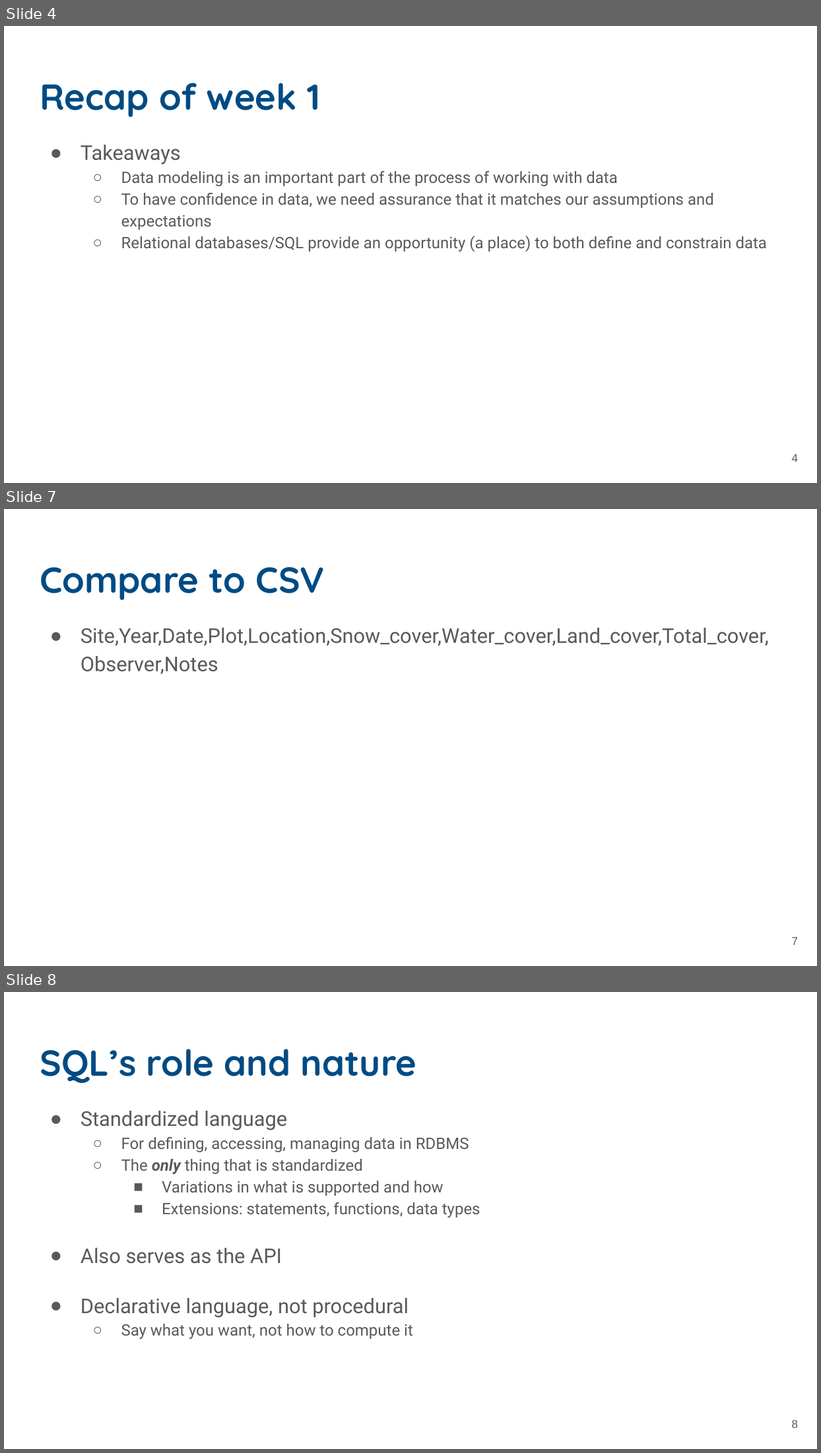
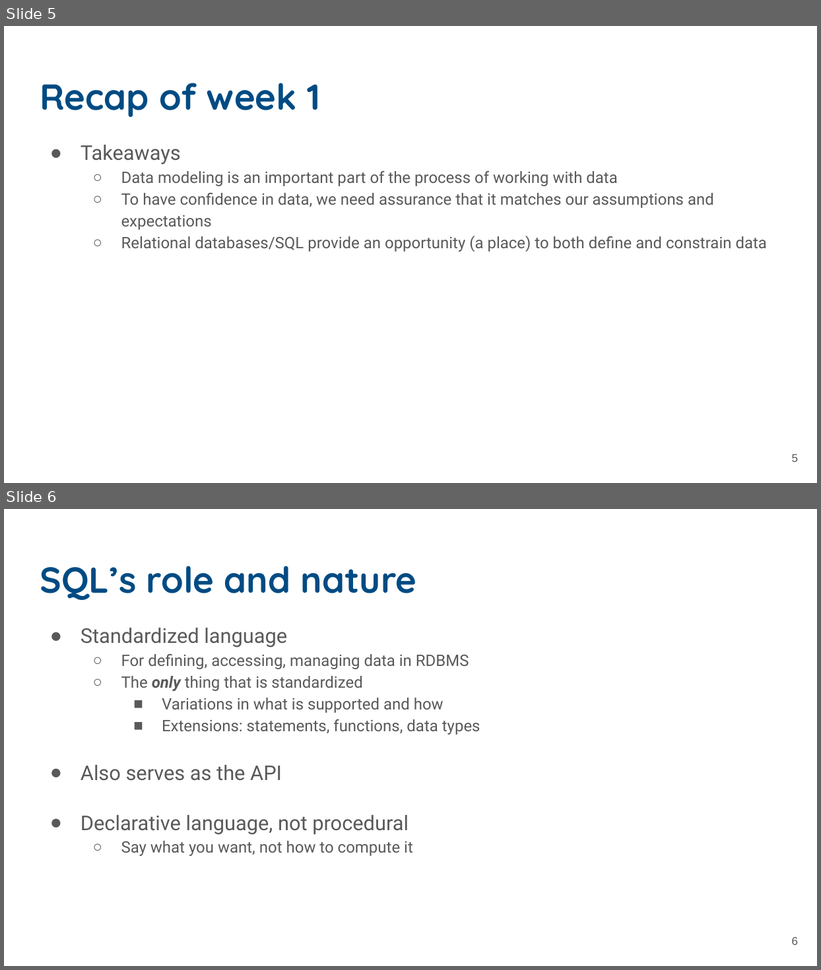
Before and after one commit to UCSB-Library-Research-Data-Services/bren-eds213, a slide deck: modules/week03/slides-03.pptx. Shown one above the other, each under a label of ours: slides 4, 7 and 8 before the commit, slides 5 and 6 after it; the slides between them are not shown. The pictures are 821x1453 and 821x970 pixels, drawn with LibreOffice and Linux fonts; fonts in the diff are those of the drawing. Boxes give left, top, right and bottom in pixels: in the first picture for what was removed or moved away, otherwise in the second. Text is boxed around its words. In the diff, an @@ line names an element or a change of style, - is before the commit and + after.

```diff
--- a/modules/week03/slides-03.pptx
+++ b/modules/week03/slides-03.pptx
@@ slide 7 removed at bbox=[4, 509, 817, 966], background #FFFFFF @@
@@ title removed at bbox=[40, 567, 325, 600] @@
-Compare to CSV
@@ text removed at bbox=[81, 628, 769, 674] @@
-● Site,Year,Date,Plot,Location,Snow_cover,Water_cover,Land_cover,Total_cover,Observer,Notes
@@ page number removed at bbox=[792, 937, 799, 945] @@
-7
@@ what was slide 4 is now slide 5 @@
@@ page number at bbox=[792, 454, 799, 462]: text changed @@
-4
+5
@@ what was slide 8 is now slide 6 @@
```
Also in this commit, not shown: 1 slide changed, 2 slides added, 3 other slides removed.
